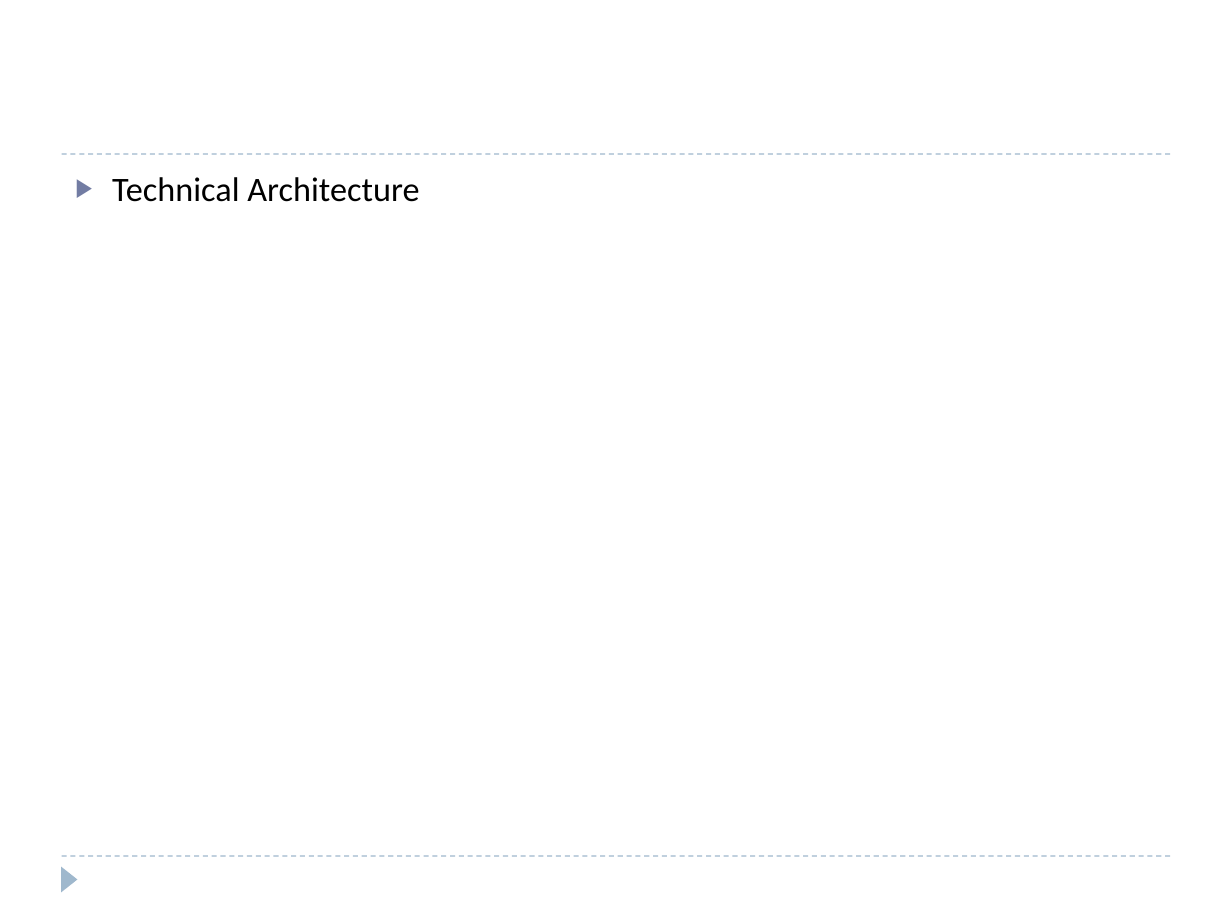
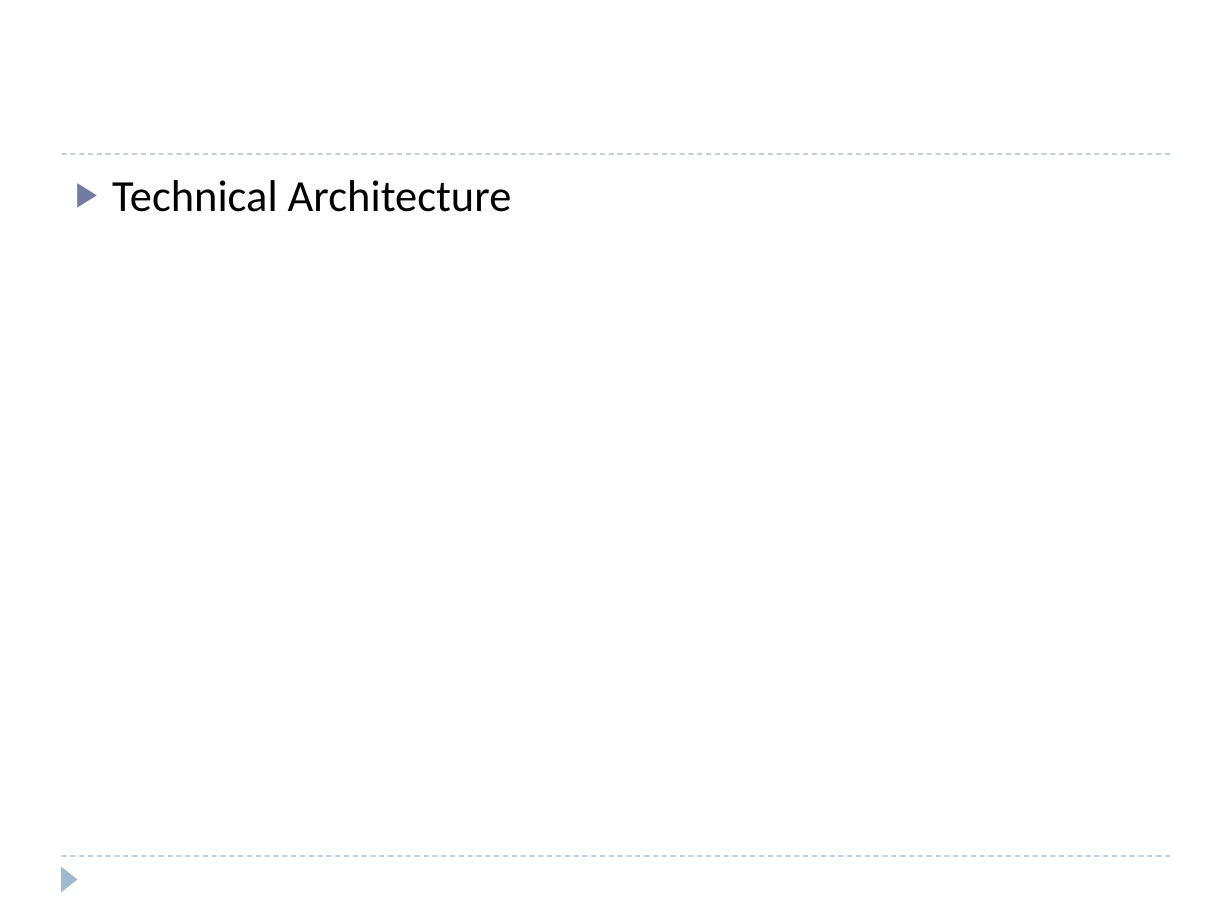
Before and after one commit to windieccf/t1-shipping, a slide deck: slide 27 of Enterprise Architech Presentation.pptx. Drawn at 1232x924 pixels with LibreOffice and Linux fonts; fonts in the diff are those of the drawing. Boxes give left, top, right and bottom in pixels: in the first picture for what was removed or moved away, otherwise in the second. Text is boxed around its words. In the diff, an @@ line names an element or a change of style, - is before the commit and + after.

```diff
--- a/Enterprise Architech Presentation.pptx
+++ b/Enterprise Architech Presentation.pptx
@@ text "Technical Architecture" at (112,180,512,212): size 20 to 26 pt @@
```
Also in this commit, not shown: 1 other slide changed.
